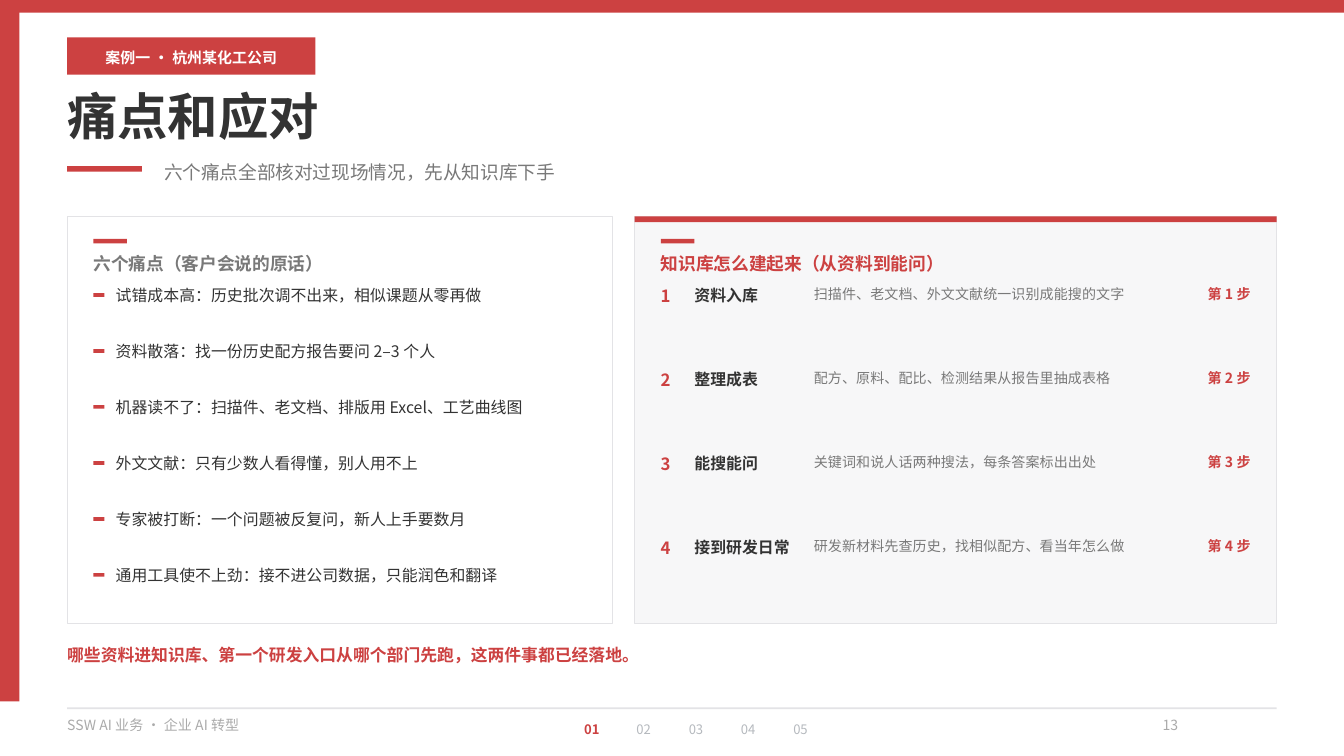
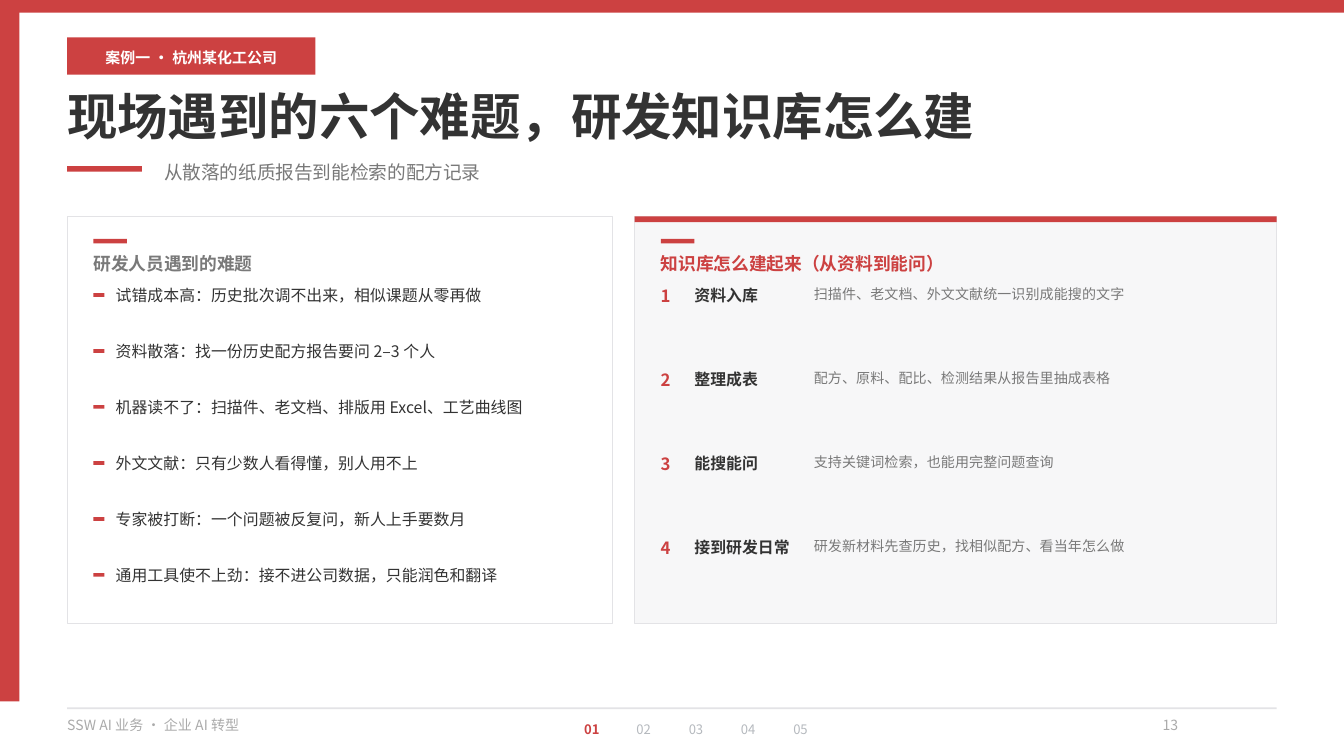
Before and after one commit to hveraus/ssw-business, a slide deck: slide 13 of SSW AI 业务_v2/SSW AI 业务_v3.pptx. Drawn at 1344x756 pixels with LibreOffice and Linux fonts; fonts in the diff are those of the drawing. Boxes give left, top, right and bottom in pixels: in the first picture for what was removed or moved away, otherwise in the second. Text is boxed around its words. In the diff, an @@ line names an element or a change of style, - is before the commit and + after.

```diff
--- a/SSW AI 业务_v2/SSW AI 业务_v3.pptx
+++ b/SSW AI 业务_v2/SSW AI 业务_v3.pptx
@@ text at (x1=67, y1=92, x2=974, y2=142): text changed @@
-痛点和应对
+现场遇到的六个难题，研发知识库怎么建
@@ text at (x1=164, y1=163, x2=480, y2=181): text changed @@
-六个痛点全部核对过现场情况，先从知识库下手
+从散落的纸质报告到能检索的配方记录
@@ text at (x1=93, y1=255, x2=252, y2=272): text changed @@
-六个痛点（客户会说的原话）
+研发人员遇到的难题
@@ text removed at (x1=1208, y1=285, x2=1251, y2=303) @@
-第 1 步
@@ text removed at (x1=1208, y1=369, x2=1251, y2=387) @@
-第 2 步
@@ text removed at (x1=814, y1=455, x2=1096, y2=468) @@
-关键词和说人话两种搜法，每条答案标出出处
@@ text added at (x1=814, y1=455, x2=1054, y2=468), 7.5 pt, text #797979 @@
+支持关键词检索，也能用完整问题查询
@@ text removed at (x1=1208, y1=453, x2=1251, y2=471) @@
-第 3 步
@@ text removed at (x1=1208, y1=537, x2=1251, y2=555) @@
-第 4 步
@@ text removed at (x1=67, y1=646, x2=639, y2=663) @@
-哪些资料进知识库、第一个研发入口从哪个部门先跑，这两件事都已经落地。
```
Also in this commit, not shown: 18 other slides changed, 1 slide added, 1 slide removed, 3 other files.
